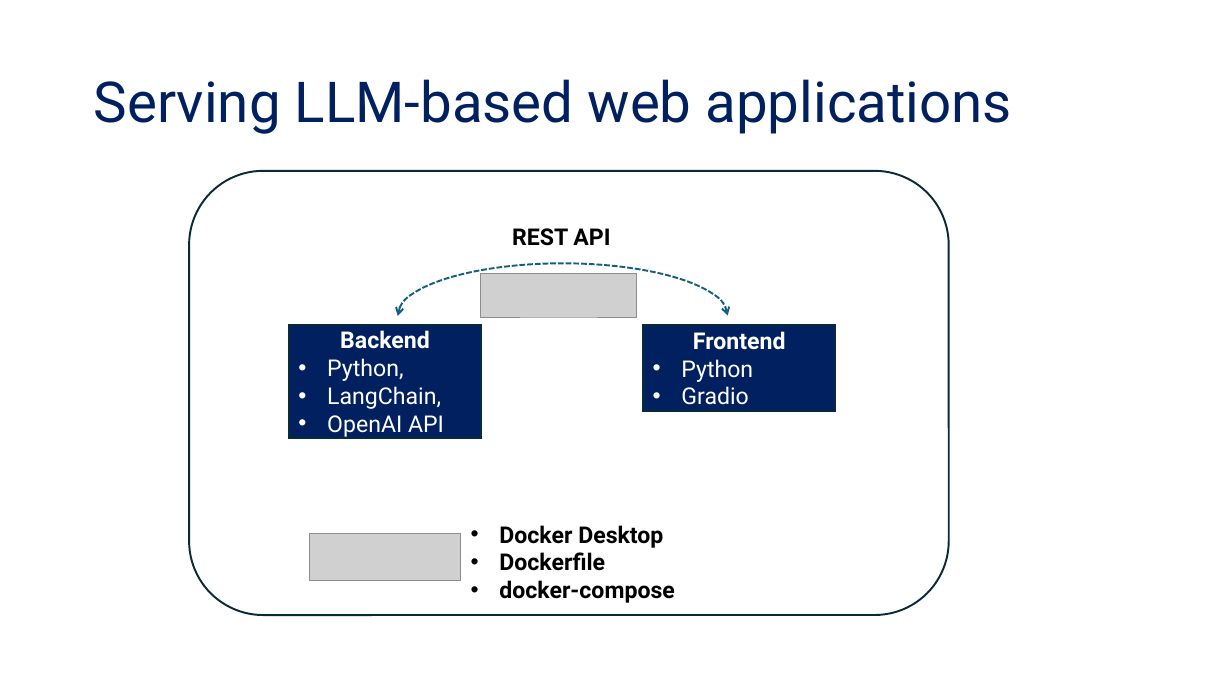
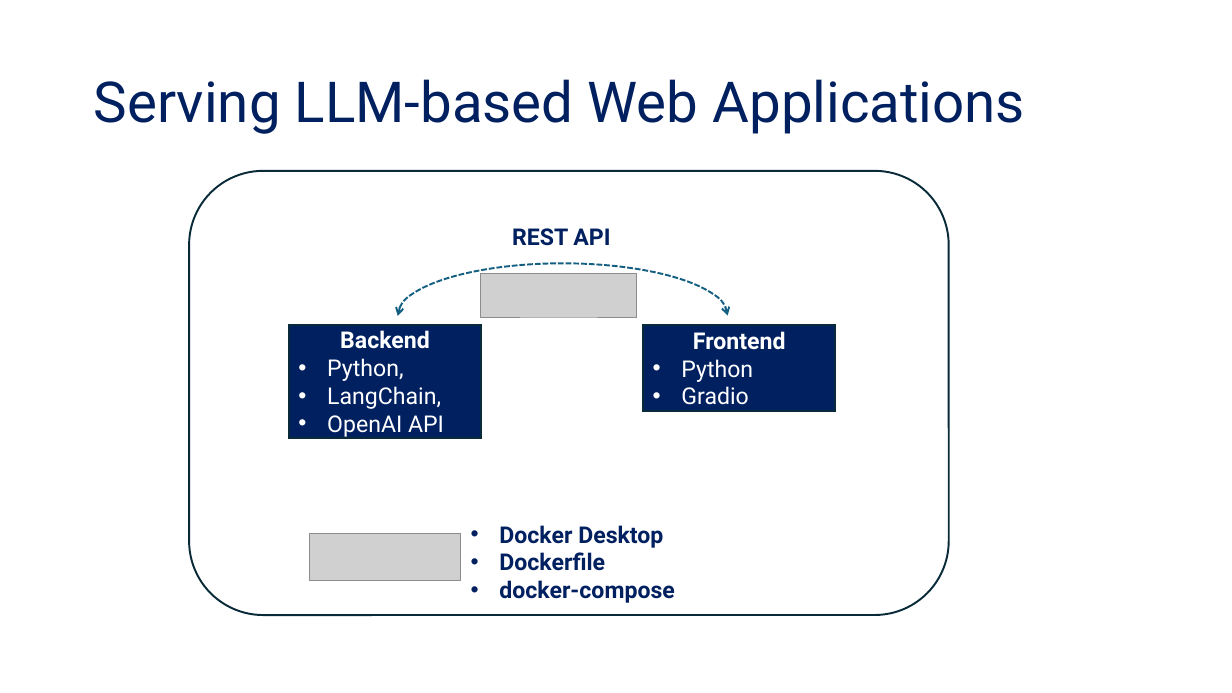
Before and after one commit to tanquangduong/transformer-pt, a slide deck: slide 3 of presentation/Transformer_Udemy/Udemy_P7_Serving LLM web applications.pptx. Drawn at 1232x693 pixels with LibreOffice and Linux fonts; fonts in the diff are those of the drawing; grey boxes stand for pictures. Boxes give left, top, right and bottom in pixels: in the first picture for what was removed or moved away, otherwise in the second. Text is boxed around its words. In the diff, an @@ line names an element or a change of style, - is before the commit and + after.

```diff
--- a/presentation/Transformer_Udemy/Udemy_P7_Serving LLM web applications.pptx
+++ b/presentation/Transformer_Udemy/Udemy_P7_Serving LLM web applications.pptx
@@ title at bbox=[94, 79, 1025, 134]: text changed @@
-Serving LLM-based web applications
+Serving LLM-based Web Applications
@@ text "REST API" at bbox=[512, 228, 610, 246]: text colour #000000 to #002060 @@
@@ text "Docker Desktop" at bbox=[499, 525, 675, 603]: text colour #000000 to #002060 @@
```
Also in this commit, not shown: 14 other slides changed, 3 slides added, 1 slide removed, 5 other files.
